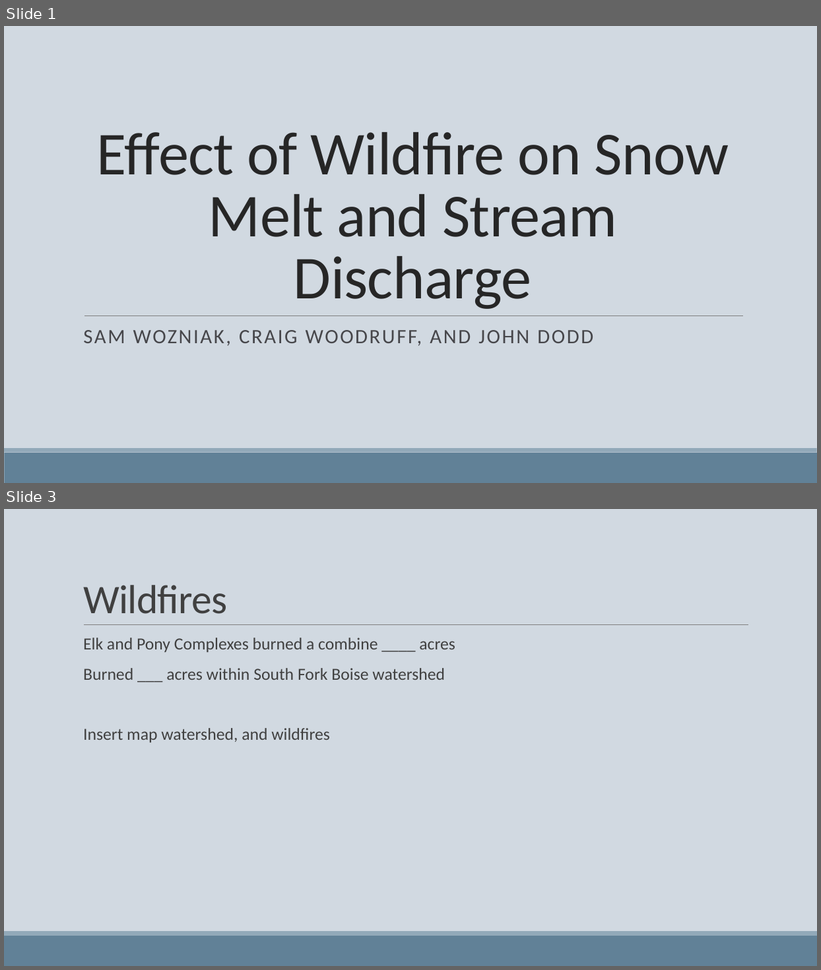
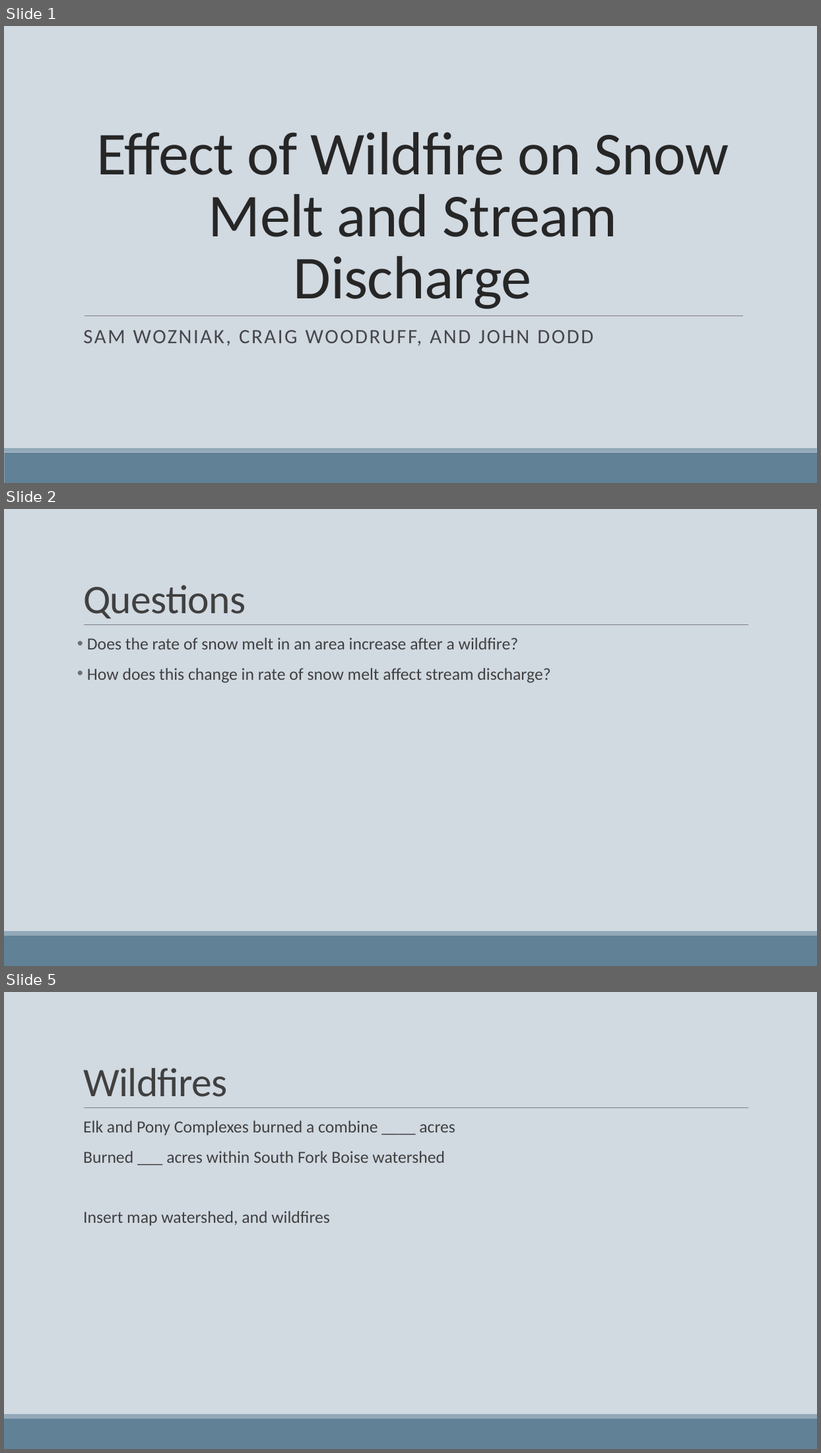
Before and after one commit to woz22/thesis, a slide deck: courses/geog475_pres.pptx. Shown one above the other, each under a label of ours: slides 1 and 3 before the commit, slides 1, 2 and 5 after it; the slides between them are not shown. The pictures are 821x970 and 821x1453 pixels, drawn with LibreOffice and Linux fonts; fonts in the diff are those of the drawing. Boxes give left, top, right and bottom in pixels: in the first picture for what was removed or moved away, otherwise in the second. Text is boxed around its words. In the diff, an @@ line names an element or a change of style, - is before the commit and + after.

```diff
--- a/courses/geog475_pres.pptx
+++ b/courses/geog475_pres.pptx
@@ slide 2 added at (x1=4, y1=509, x2=817, y2=966), background #D1D9E1; not listed: 3 template elements that a slide beside it also shows @@
@@ title added at (x1=83, y1=585, x2=246, y2=619), 48 pt, text #404040 @@
+Questions
@@ text added at (x1=87, y1=638, x2=550, y2=683), 20 pt, text #404040 @@
+• Does the rate of snow melt in an area increase after a wildfire?
+• How does this change in rate of snow melt affect stream discharge?
@@ what was slide 3 is now slide 5 @@
```
Also in this commit, not shown: 2 slides changed, 4 other slides added, 2 slides removed, 7 other files.
